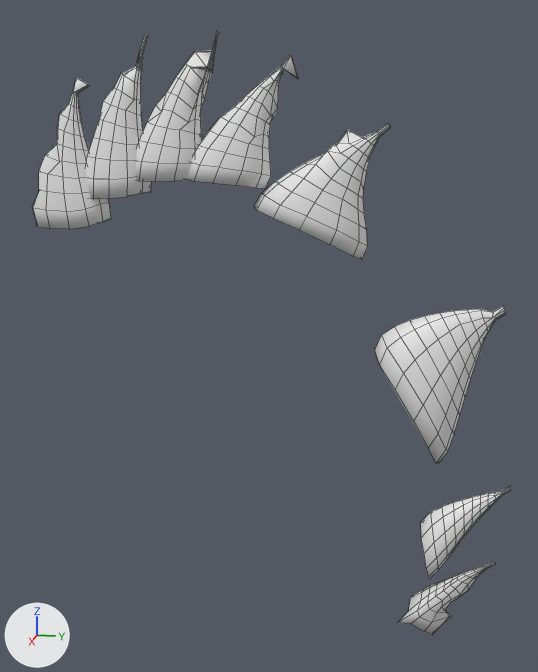
What one commit did to the FBX model Assets/RunRunSimulator/Resources/Models/MoriMochi/Parts/Egg/EggPart_PuasGruesas.fbx.
Both versions are drawn from a camera (50 mm lens) standing at (0.359, 0.112, 0.322) and looking at (-0.003, 0.039, 0.232). Arrows for +X, +Y and +Z are at lower left; the lights stay in place. The first picture is the older version. Mesh edges are drawn as thin lines. Where no turn or scale is listed for an object, it has been applied to the vertices.

Names of what the first picture shows: 'Back_PuasGruesas'.
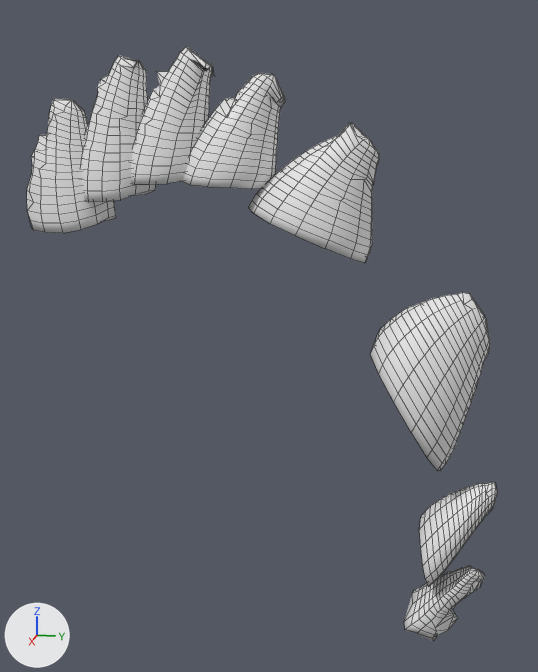
Changed parts and their boxes (x1, y1, x2, y2) in the pictures (538 x 672 px):
'Back_PuasGruesas', reshaped
    before: (32, 31, 511, 635)
    after: (27, 47, 497, 641)
part 1 of me_back_puasgruesas_002, rebuilt (12% wider, 11% shorter)
    before: (32, 78, 111, 229)
    after: (27, 98, 116, 233)
part 2 of me_back_puasgruesas_002, rebuilt (13% wider, 11% shorter)
    before: (86, 34, 152, 199)
    after: (81, 55, 156, 202)
part 3 of me_back_puasgruesas_002, rebuilt (7% narrower, 13% shorter)
    before: (187, 55, 298, 189)
    after: (182, 73, 285, 189)
part 4 of me_back_puasgruesas_002, rebuilt
    before: (254, 123, 391, 259)
    after: (248, 123, 379, 263)
part 5 of me_back_puasgruesas_002, rebuilt (9% narrower, 14% taller)
    before: (375, 306, 506, 463)
    after: (371, 292, 490, 471)
part 6 of me_back_puasgruesas_002, rebuilt (13% narrower, 13% taller)
    before: (421, 486, 511, 579)
    after: (419, 482, 497, 587)
part 7 of me_back_puasgruesas_002, built on
    before: (398, 562, 495, 635)
    after: (404, 566, 485, 641)
part 8 of me_back_puasgruesas_002, built on
    before: (136, 31, 220, 182)
    after: (131, 47, 215, 185)

The change in detail:
me_back_puasgruesas_002 is used by ob_back_puasgruesas; location (0.0, 0.0, 0.0).
me_back_puasgruesas_002 had 1056 vertices, 976 faces and spanned x -0.017..0.014, y -0.085..0.161, z 0.073..0.377.
me_back_puasgruesas_002 now has 2128 vertices, 2032 faces and spans x -0.028..0.026, y -0.085..0.155, z 0.072..0.37.
me_back_puasgruesas_002 part 1: the loose piece of 132 vertices spanning x -0.011..0.01, y -0.085..-0.042, z 0.285..0.358 is rebuilt with 266 vertices and now spans x -0.019..0.018, y -0.085..-0.041, z 0.284..0.348.
me_back_puasgruesas_002 part 2: the loose piece of 132 vertices spanning x -0.01..0.01, y -0.056..-0.018, z 0.3..0.376 is rebuilt with 266 vertices and now spans x -0.019..0.018, y -0.057..-0.018, z 0.299..0.367.
me_back_puasgruesas_002 part 3: the loose piece of 132 vertices spanning x -0.012..0.011, y -0.004..0.054, z 0.305..0.365 is rebuilt with 266 vertices and now spans x -0.021..0.02, y -0.005..0.048, z 0.306..0.358.
me_back_puasgruesas_002 part 4: the loose piece of 132 vertices spanning x -0.015..0.012, y 0.032..0.097, z 0.272..0.335 is rebuilt with 266 vertices and now spans x -0.025..0.023, y 0.031..0.092, z 0.271..0.336.
me_back_puasgruesas_002 part 5: the loose piece of 132 vertices spanning x -0.017..0.014, y 0.093..0.153, z 0.17..0.253 is rebuilt with 266 vertices and now spans x -0.028..0.026, y 0.091..0.147, z 0.169..0.259.
me_back_puasgruesas_002 part 6: the loose piece of 132 vertices spanning x -0.013..0.01, y 0.12..0.161, z 0.107..0.164 is rebuilt with 266 vertices and now spans x -0.022..0.019, y 0.119..0.155, z 0.107..0.165.
me_back_puasgruesas_002 part 7: 1 vertex moved within x -0.002, y 0.137, z 0.086; 131 vertices removed from x -0.011..0.01, y 0.11..0.157, z 0.073..0.122; 265 vertices added at x -0.015..0.013, y 0.113..0.153, z 0.072..0.118.
me_back_puasgruesas_002 part 8: 131 vertices removed from x -0.011..0.01, y -0.031..0.017, z 0.309..0.377; 265 vertices added at x -0.019..0.019, y -0.031..0.014, z 0.308..0.37.
